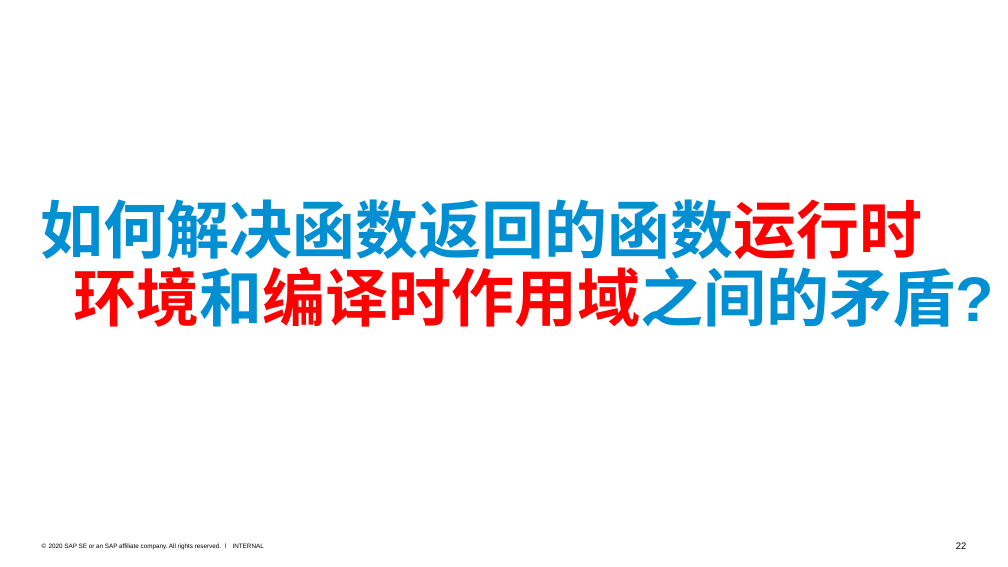
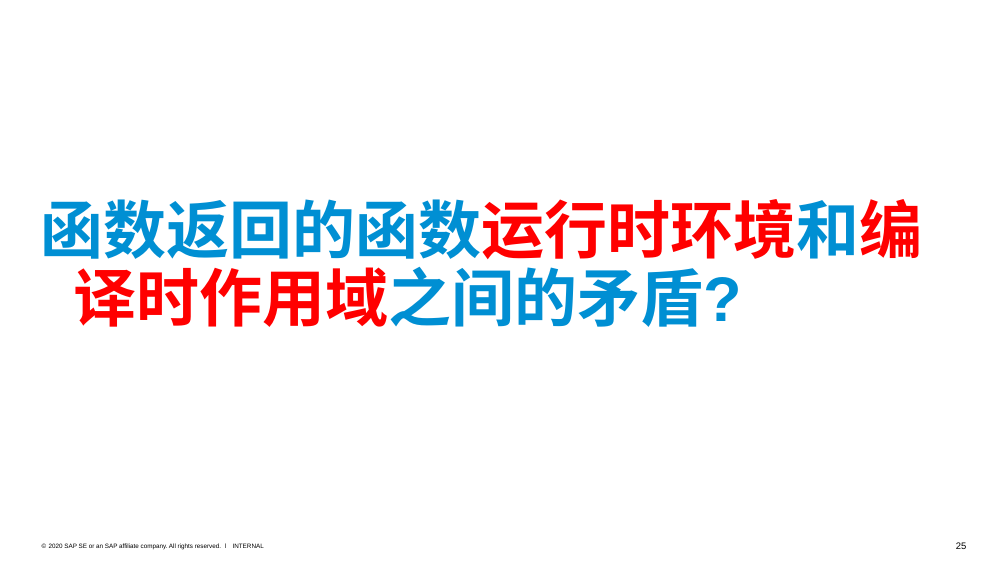
Before and after one commit to jiweiyuan/programmer, a slide deck: slide 25 of programming/scope-and-closure/作用域与闭包.pptx (slide 22 before the commit). Drawn at 1008x567 pixels with LibreOffice and Linux fonts; fonts in the diff are those of the drawing. Boxes give left, top, right and bottom in pixels: in the first picture for what was removed or moved away, otherwise in the second. Text is boxed around its words. In the diff, an @@ line names an element or a change of style, - is before the commit and + after.

```diff
--- a/programming/scope-and-closure/作用域与闭包.pptx
+++ b/programming/scope-and-closure/作用域与闭包.pptx
@@ text at (41,199,923,327): text changed @@
-如何解决函数返回的函数运行时环境和编译时作用域之间的矛盾?
+函数返回的函数运行时环境和编译时作用域之间的矛盾?
```
Also in this commit, not shown: 8 other slides changed, 3 slides added, 4 other files.
